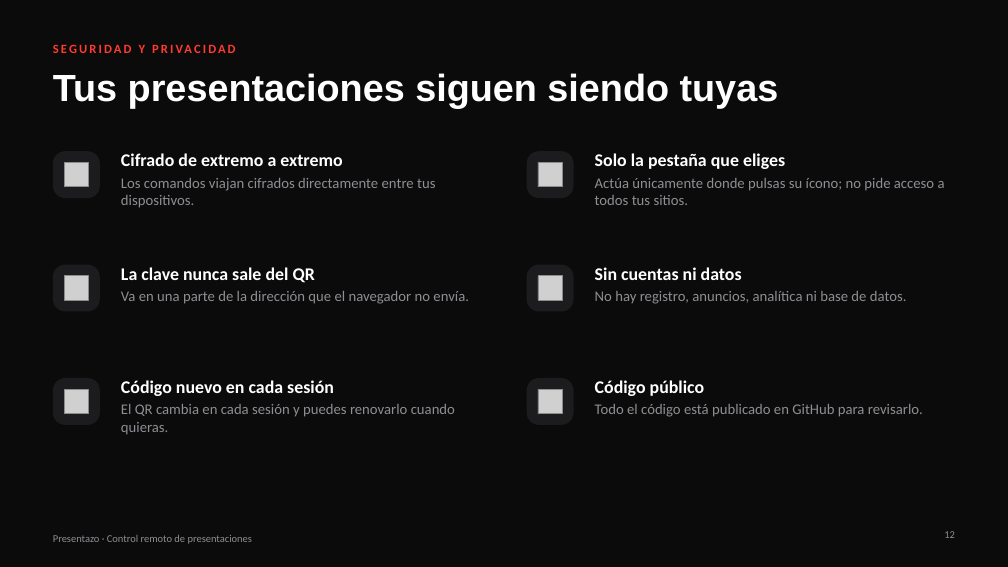
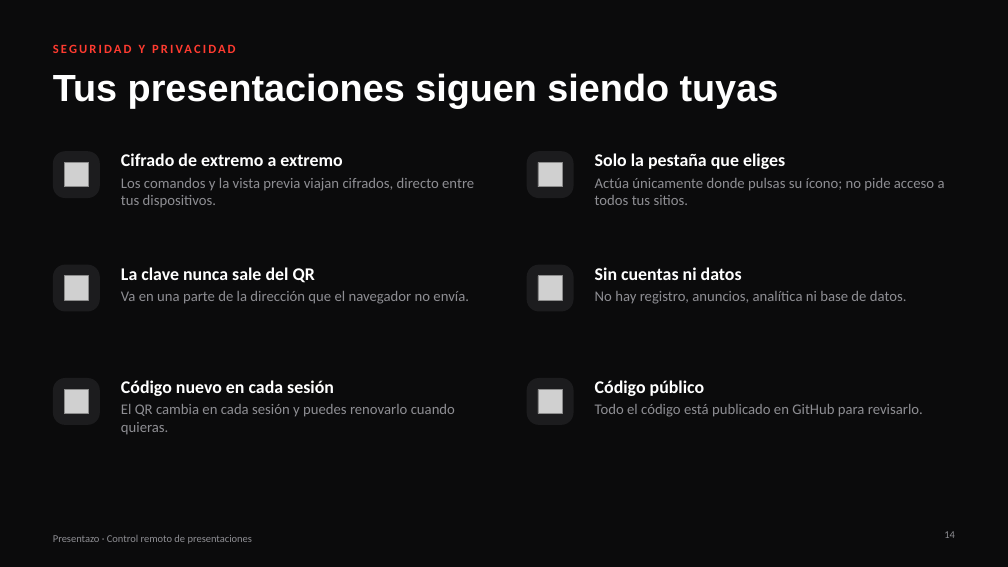
Before and after one commit to mjmc4498/presentazo, a slide deck: slide 14 of presentacion/presentazo.pptx (slide 12 before the commit). Drawn at 1008x567 pixels with LibreOffice and Linux fonts; fonts in the diff are those of the drawing; grey boxes stand for pictures. Boxes give left, top, right and bottom in pixels: in the first picture for what was removed or moved away, otherwise in the second. Text is boxed around its words. In the diff, an @@ line names an element or a change of style, - is before the commit and + after.

```diff
--- a/presentacion/presentazo.pptx
+++ b/presentacion/presentazo.pptx
@@ text at bbox=[121, 178, 474, 207]: text changed @@
-Los comandos viajan cifrados directamente entre tus dispositivos.
+Los comandos y la vista previa viajan cifrados, directo entre tus dispositivos.
@@ page number at bbox=[944, 531, 955, 538]: text changed @@
-12
+14
```
Also in this commit, not shown: 2 other slides changed, 2 slides added, 3 other files.
